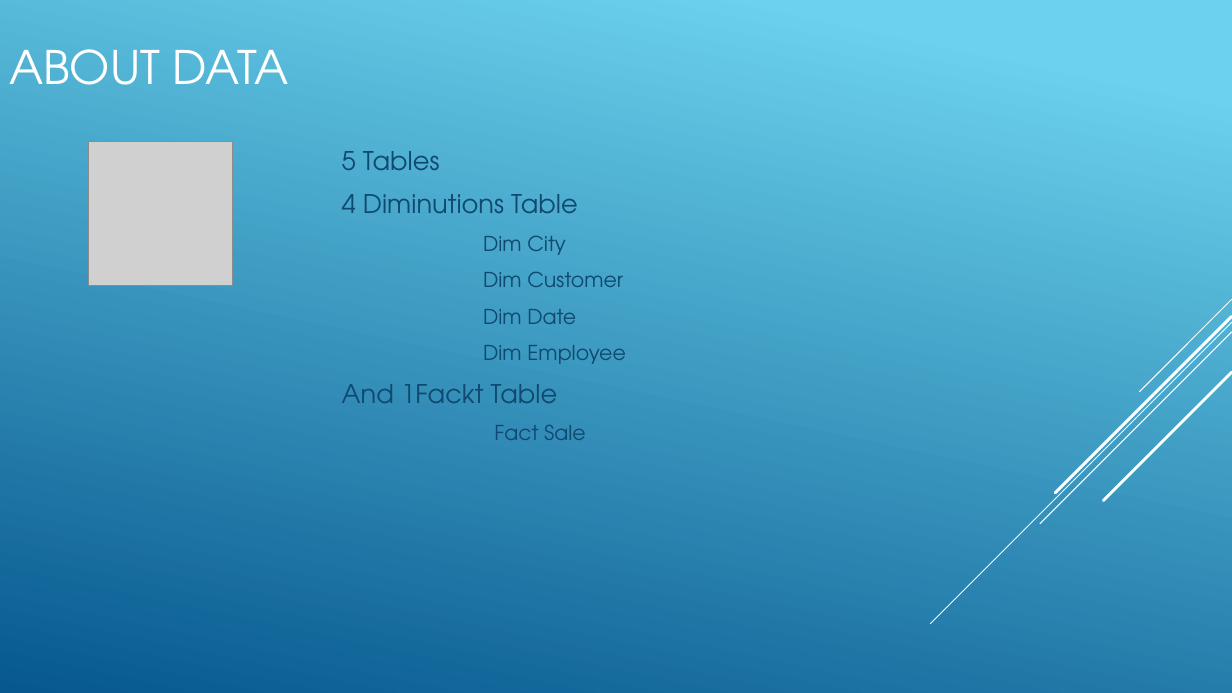
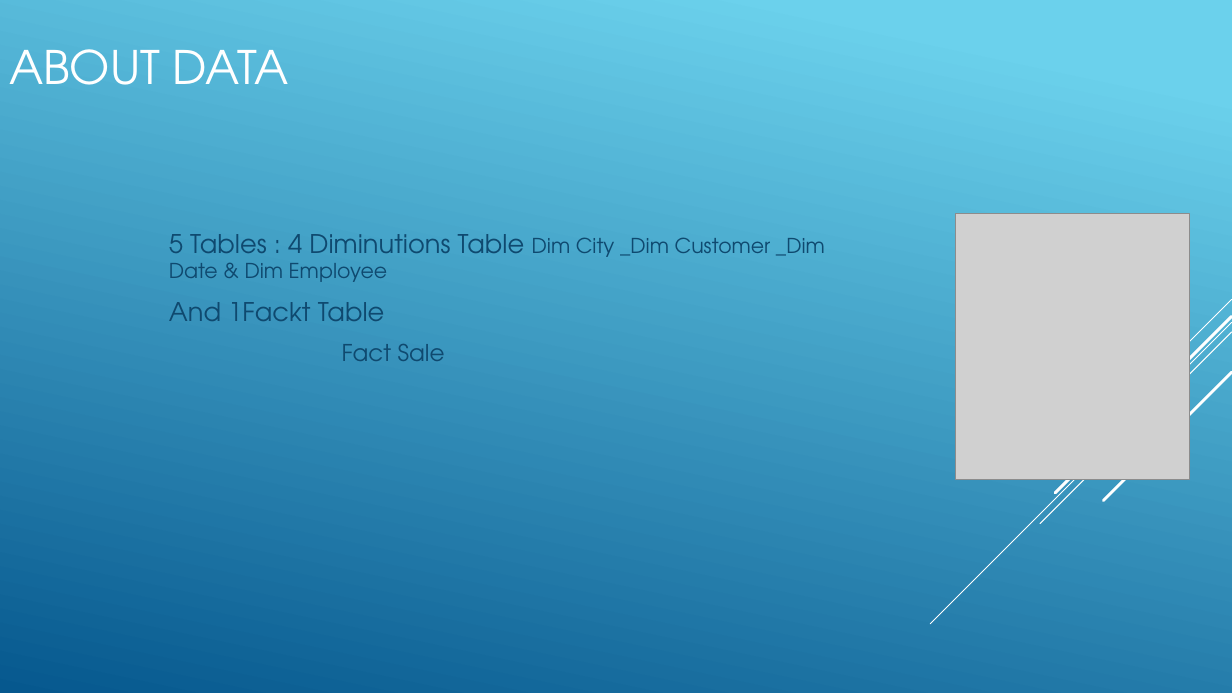
Before and after one commit to mohmedhasan1981/The-First, a slide deck: slide 2 of WWI.pptx. Drawn at 1232x693 pixels with LibreOffice and Linux fonts; fonts in the diff are those of the drawing; grey boxes stand for pictures. Boxes give left, top, right and bottom in pixels: in the first picture for what was removed or moved away, otherwise in the second. Text is boxed around its words. In the diff, an @@ line names an element or a change of style, - is before the commit and + after.

Commit message:
improve slides

```diff
--- a/WWI.pptx
+++ b/WWI.pptx
@@ text "5 Tables : 4 Diminutions ...": place and size @@
-text "5 Tables : 4 Diminutions ..." at (342,151,626,440)
+text "5 Tables : 4 Diminutions ..." at (169,234,825,361)
@@ text at (169,234,825,282): text changed @@
-5 Tables
-4 Diminutions Table
-Dim City
-Dim Customer
-Dim Date
-Dim Employee
+5 Tables : 4 Diminutions Table Dim City _Dim Customer _Dim Date & Dim Employee
@@ picture: place and size @@
-picture at (89,141,233,286)
+picture at (956,213,1189,480)
@@ text at (342,344,445,361): size 16 to 18 pt in "Fact Sale" @@
```
Also in this commit, not shown: 16 other slides changed, 2 slides added, 2 slides removed.
